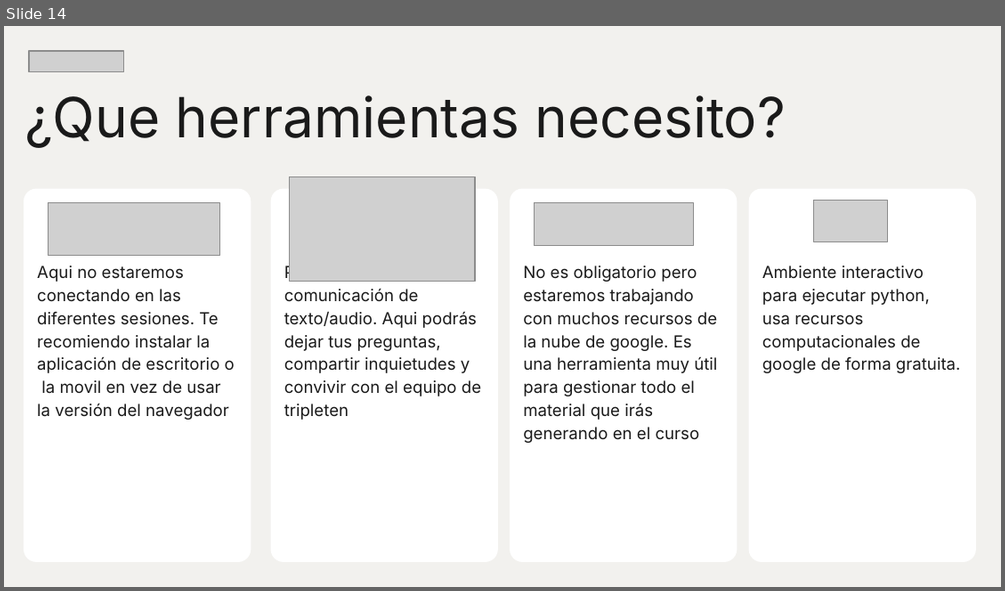
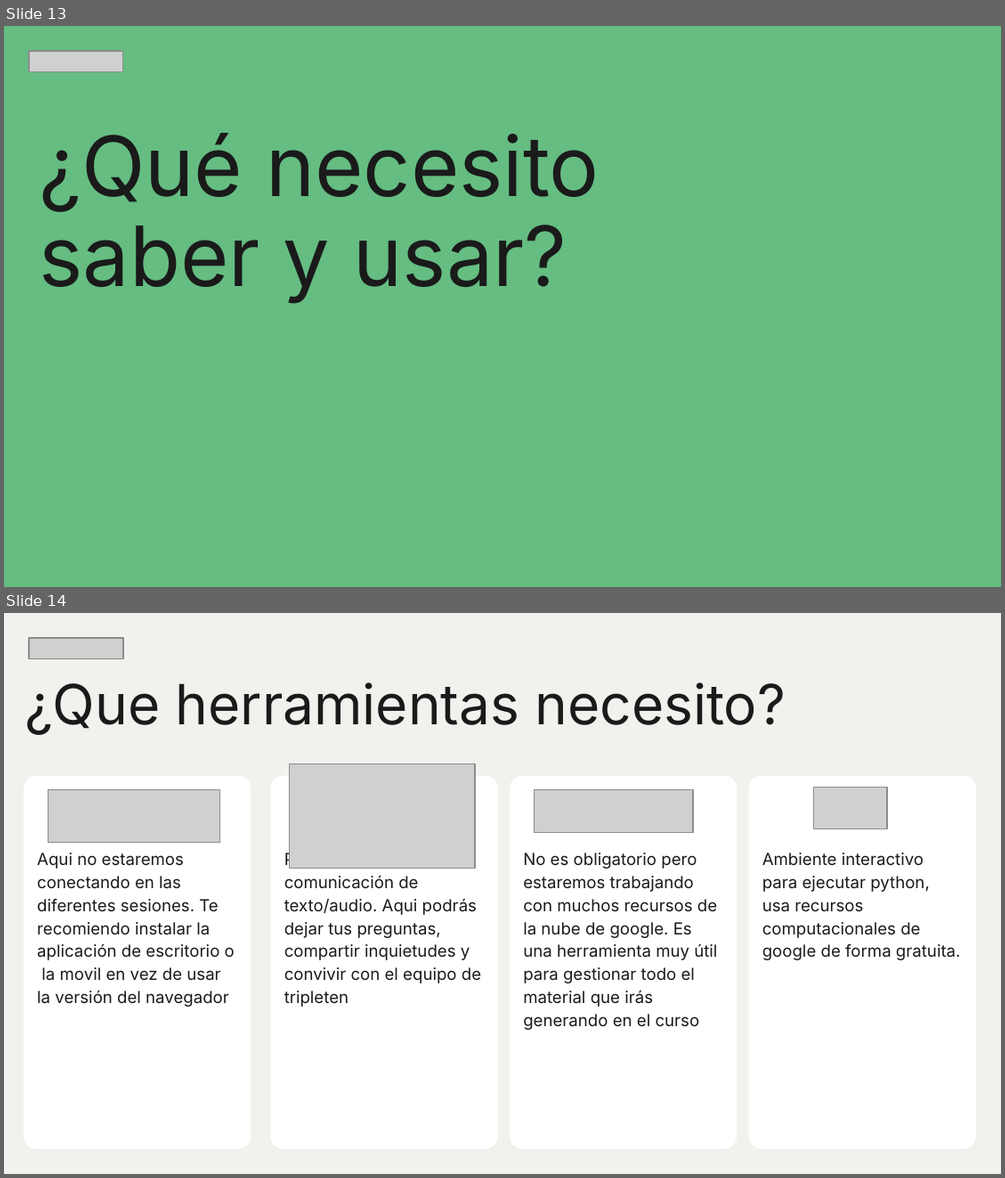
Before and after one commit to zyntonyson/bootcamp_ds_da, a slide deck: 00-da-v8-PostOnboarding/00-onboarding.pptx. Shown one above the other, each under a label of ours: slide 14 before the commit, slides 13 and 14 after it. The pictures are 1005x591 and 1005x1178 pixels, drawn with LibreOffice and Linux fonts; fonts in the diff are those of the drawing; grey boxes stand for pictures. Boxes give left, top, right and bottom in pixels: in the first picture for what was removed or moved away, otherwise in the second. Text is boxed around its words. In the diff, an @@ line names an element or a change of style, - is before the commit and + after.

```diff
--- a/00-da-v8-PostOnboarding/00-onboarding.pptx
+++ b/00-da-v8-PostOnboarding/00-onboarding.pptx
@@ slide 13 added at bbox=[4, 26, 1001, 587], background #65BD82 @@
@@ picture added at bbox=[29, 51, 123, 72] @@
@@ title added at bbox=[40, 133, 599, 304], 60 pt, text #1A1A1A @@
+¿Qué necesito saber y usar?
```
Also in this commit, not shown: 10 slides changed, 8 other slides added, 1 slide removed, 4 other files.
